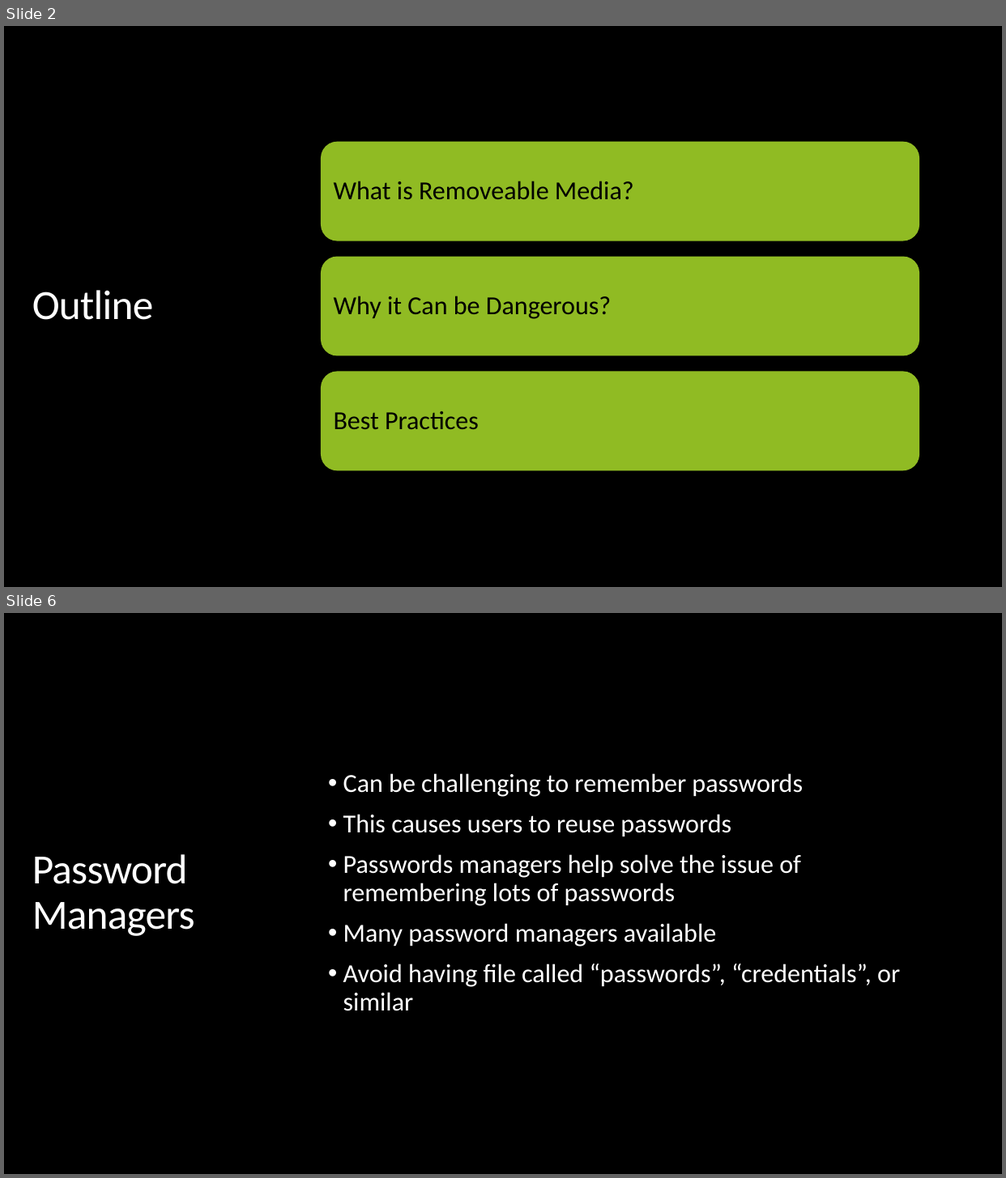
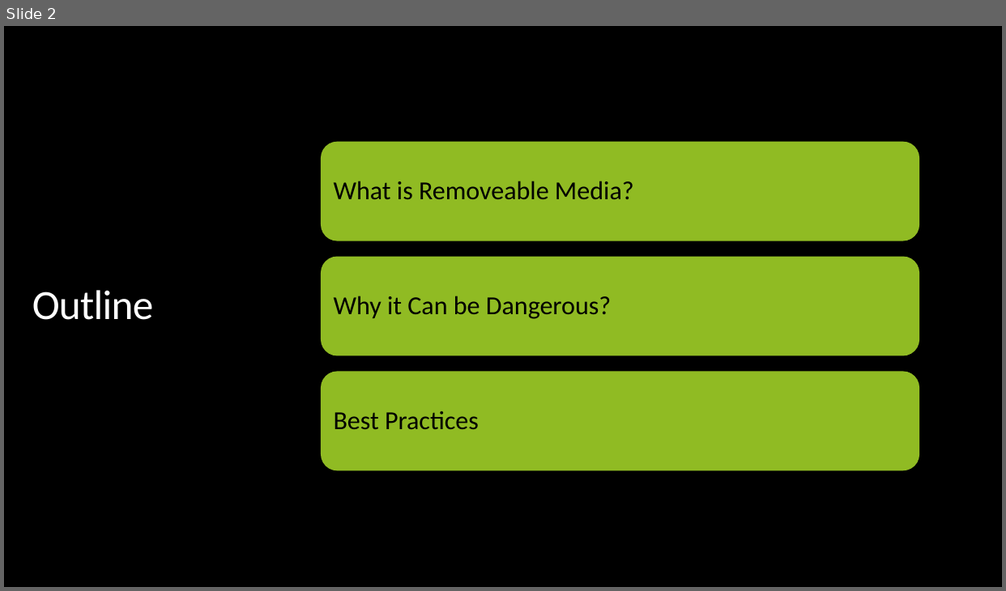
Before and after one commit to jkaufman0521/university-cyber-awareness-training, a slide deck: Presentations/Removable Media.pptx. Shown one above the other, each under a label of ours: slides 2 and 6 before the commit, slide 2 after it; the slides between them are not shown. The pictures are 1006x1178 and 1006x591 pixels, drawn with LibreOffice and Linux fonts; fonts in the diff are those of the drawing; background and template pictures are left out. Boxes give left, top, right and bottom in pixels: in the first picture for what was removed or moved away, otherwise in the second. Text is boxed around its words. In the diff, an @@ line names an element or a change of style, - is before the commit and + after.

```diff
--- a/Presentations/Removable Media.pptx
+++ b/Presentations/Removable Media.pptx
@@ slide 6 removed at [4, 613, 1002, 1174], background picture (left out); not listed: 2 template elements that a slide beside it also shows @@
@@ rectangle removed at [4, 613, 1002, 1174] @@
@@ text removed at [343, 773, 900, 1012] @@
-• Can be challenging to remember passwords
-• This causes users to reuse passwords
-• Passwords managers help solve the issue of remembering lots of passwords
-• Many password managers available
-• Avoid having file called “passwords”, “credentials”, or similar
@@ title removed at [32, 854, 195, 936] @@
-Password Managers
```
Also in this commit, not shown: 3 slides changed, 12 other files.
